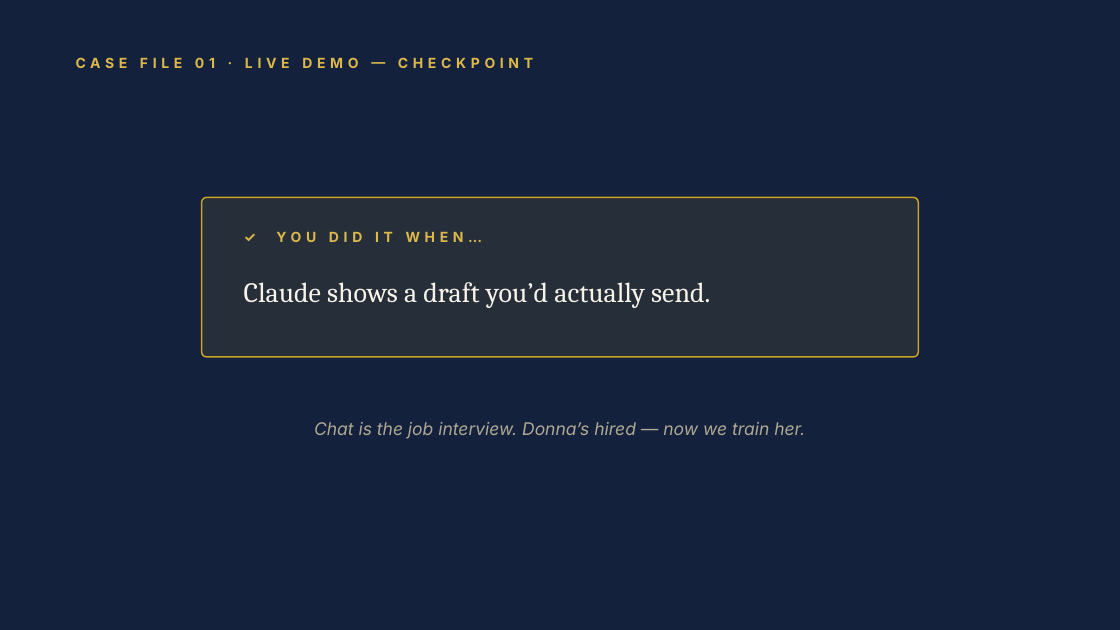
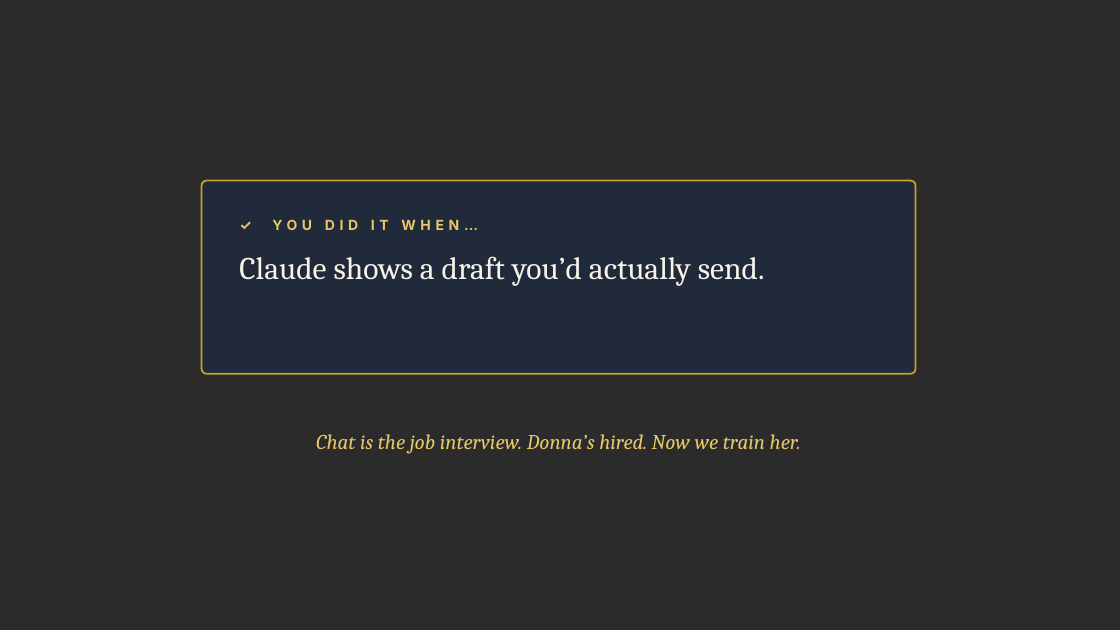
Before and after one commit to denisekgosnell/Donna, a slide deck: slide 11 of assets/build-your-own-donna.pptx (slide 6 before the commit). Drawn at 1120x630 pixels with LibreOffice and Linux fonts; fonts in the diff are those of the drawing; background and template pictures are left out; a plain dark background stands for a picture behind light text. Boxes give left, top, right and bottom in pixels: in the first picture for what was removed or moved away, otherwise in the second. Text is boxed around its words. In the diff, an @@ line names an element or a change of style, - is before the commit and + after.

```diff
--- a/assets/build-your-own-donna.pptx
+++ b/assets/build-your-own-donna.pptx
@@ background #14213D to picture (left out) @@
@@ text removed at (76,57,533,68) @@
-CASE FILE 01 · LIVE DEMO — CHECKPOINT
@@ rounded rectangle: place and size @@
-rounded rectangle at (202,197,918,357)
+rounded rectangle at (202,181,916,374)
@@ rounded rectangle at (202,181,916,374): fill #C9A227 at 10% opacity to #212A3B; outline #C9A227 1.25 pt to #C9A227 1.5 pt; proportions changed @@
@@ text "✓ YOU DID IT WHEN…": place and size @@
-text "✓ YOU DID IT WHEN…" at (276,231,483,242)
+text "✓ YOU DID IT WHEN…" at (272,219,478,230)
@@ text "✓ YOU DID IT WHEN…" at (272,219,478,230): text colour #DDB94A to #E7C766 @@
@@ text "Claude shows a draft you’d ..." at (239,256,765,286): size 24 to 27 pt; vertical alignment middle to top @@
@@ text at (316,434,801,453): text changed; size 15 to 18 pt; font Inter to Cambria; text colour #AFA893 to #E7C766 @@
-Chat is the job interview. Donna’s hired — now we train her.
+Chat is the job interview. Donna’s hired. Now we train her.
```
Also in this commit, not shown: 13 other slides changed, 7 slides added, 9 other files.
